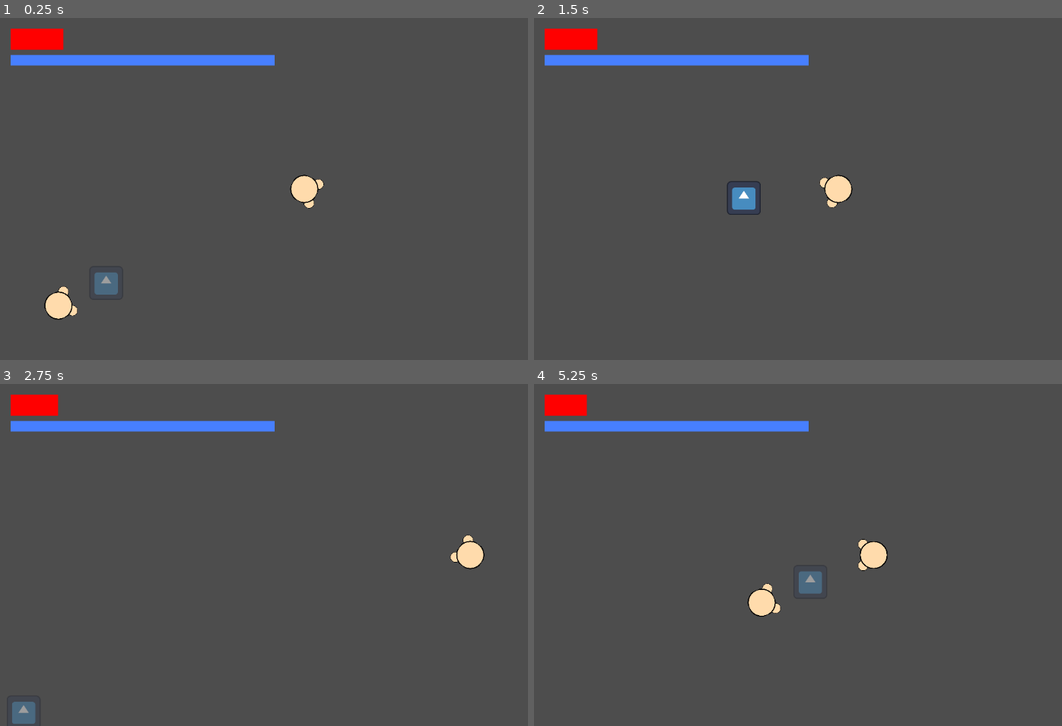
Above: before the commit, frames 1-4 (two rows, left to right).
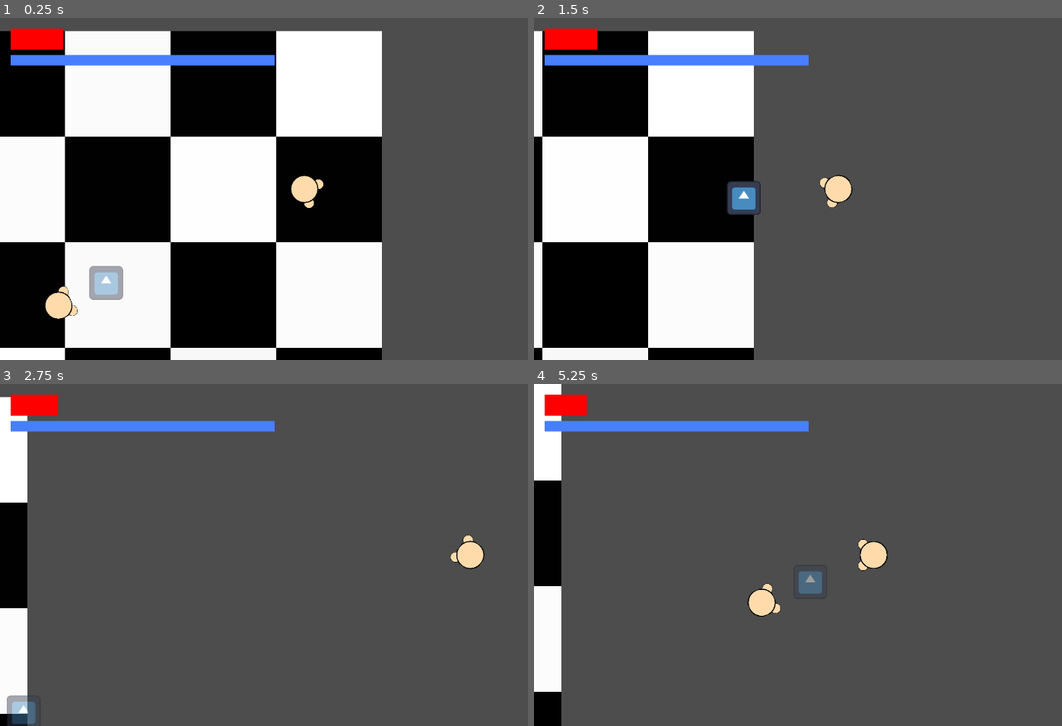
Above: after the commit, the same moments.

Repository: aayushrh/EnergyManipulation
Game: Godot game, scene res://World/Screens/World.tscn
Same seed, same stepped clock (60 frames per second), same inputs: the game is played once before the commit and once after it. The engine's default icon, where the game draws it, is replaced by a stand-in: a white triangle on a blue panel in a dark square.
Inputs (mouse positions are in pixels of both pictures, inside the frame that each line leads up to):
- Up to frame 1 (0.25 s): no input
- Up to frame 2 (1.5 s): tap Enter (enter) at 0.5 s; move the mouse to (972, 171) at 0.52 s; hold D (right) 0.53-1.25 s; tap E (Ability1) at 0.6 s; click (972, 171) at 0.67 s; drag from (718, 206) to (808, 257) at 1.27 s
- Up to frame 3 (2.75 s): move the mouse to (364, 479) at 2.02 s; hold D (right) from 2.03 s (still down); tap R (Ability3) at 2.1 s
- Up to frame 4 (5.25 s): release D (right) at 2.75 s; drag from (808, 623) to (655, 503) at 2.77 s; move the mouse to (1019, 606) at 3.52 s; hold A (left) 3.53-4.25 s; tap Enter (enter) at 3.6 s; drag from (655, 503) to (692, 664) at 4.27 s; move the mouse to (866, 555) at 5.02 s; hold S (down) from 5.03 s (still down); tap E (Ability1) at 5.1 s; click (866, 555) at 5.17 s

The runs differ from the first frame. In frame 1, 67% of the frame differs, in the area x 0-73%, y 3-100%; in frame 2, 38%; in frame 3, 4.7%; in frame 4, 4.9%.

Commit message:
OMG NO WAY FLOOOOOOOR

Diff:
--- a/World/Screens/World.tscn
+++ b/World/Screens/World.tscn
@@ -7,6 +7,7 @@
 [ext_resource type="PackedScene" uid="uid://c65x0w6dlh245" path="res://World/UI/input_change_system.tscn" id="4_eyl0v"]
 [ext_resource type="PackedScene" uid="uid://1sfun4lwfipy" path="res://Magic/MagicSpells/SpellUI.tscn" id="5_cmnpc"]
 [ext_resource type="PackedScene" uid="uid://c2gbss4jwhyhl" path="res://Enemies/BasicEnemy.tscn" id="7_tu6r2"]
+[ext_resource type="Texture2D" uid="uid://ikmnxavupf63" path="res://Art/kitchenTile(2).png" id="8_oobl3"]
 
 [node name="World" type="Node2D"]
 script = ExtResource("1_dcdsc")
@@ -64,3 +65,10 @@
 limit_right = 1500
 limit_bottom = 1000
 limit_smoothed = true
+
+[node name="KitchenTile(2)" type="Sprite2D" parent="."]
+show_behind_parent = true
+texture_filter = 1
+texture_repeat = 2
+scale = Vector2(200, 200)
+texture = ExtResource("8_oobl3")
Binary file added: Art/kitchenTile(2).png
Not shown, added: Art/kitchenTile(2).png.import
Not shown: 1 places in World/Screens/World.tscn that only renumber resources
